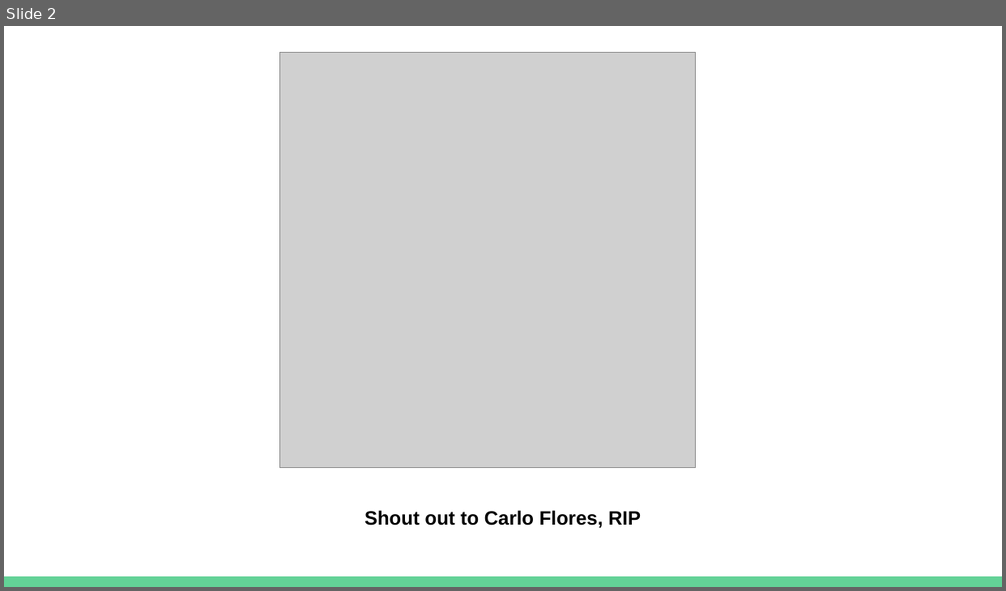
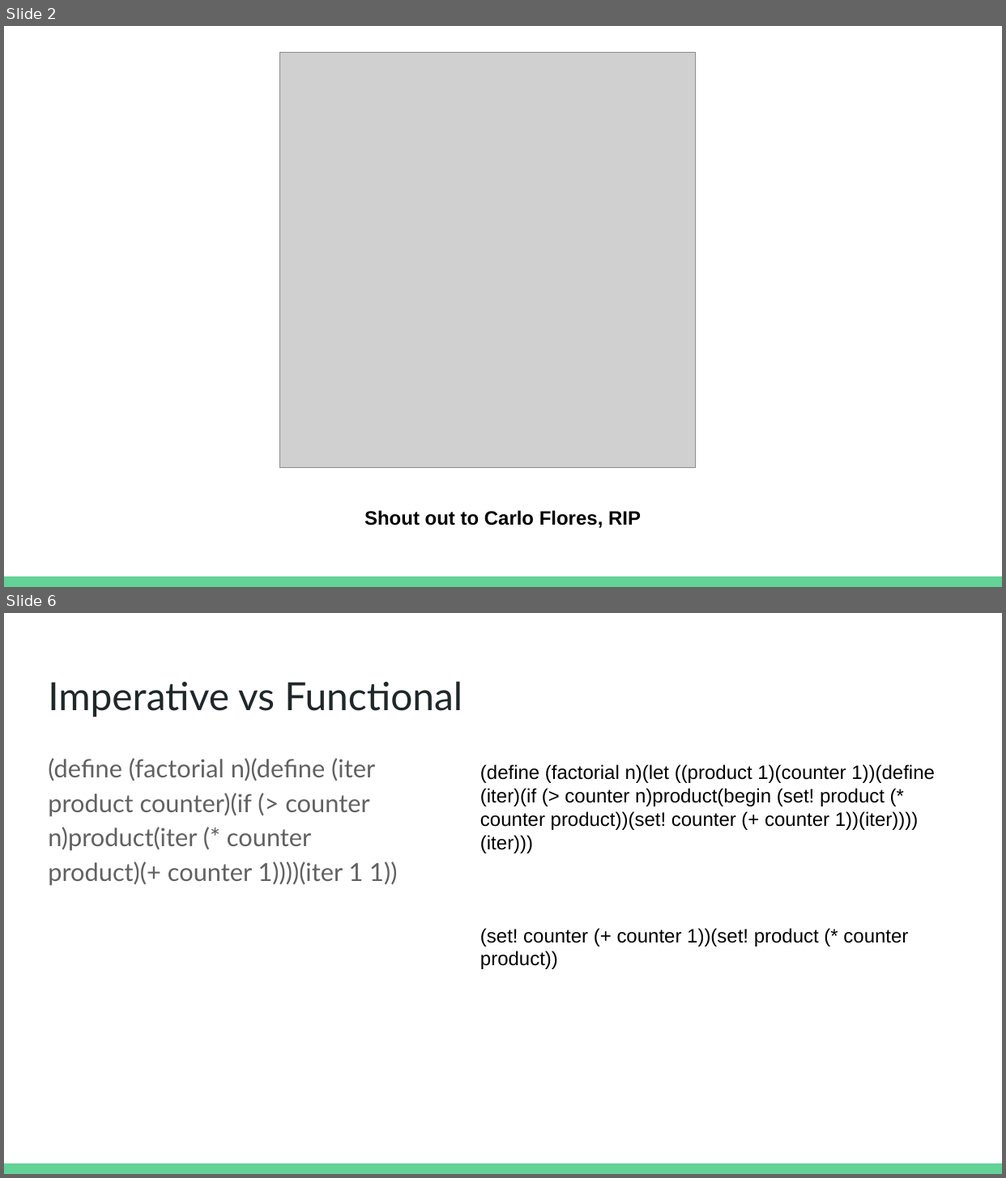
Before and after one commit to seanwestfall/purescript_presentation, a slide deck: pptx/PureScript- JS.la presentation.pptx. Shown one above the other, each under a label of ours: slide 2 before the commit, slides 2 and 6 after it; the slides between them are not shown. The pictures are 1006x591 and 1006x1178 pixels, drawn with LibreOffice and Linux fonts; fonts in the diff are those of the drawing; grey boxes stand for pictures. Boxes give left, top, right and bottom in pixels: in the first picture for what was removed or moved away, otherwise in the second. Text is boxed around its words. In the diff, an @@ line names an element or a change of style, - is before the commit and + after.

```diff
--- a/pptx/PureScript- JS.la presentation.pptx
+++ b/pptx/PureScript- JS.la presentation.pptx
@@ slide 6 added at (4, 613, 1002, 1174), background #FFFFFF; not listed: 1 template element that a slide beside it also shows @@
@@ title added at (48, 681, 462, 717), 28 pt, text #202729 @@
+Imperative vs Functional
@@ text added at (48, 758, 397, 886), 18 pt, text #616161 @@
+(define (factorial n)(define (iter product counter)(if (> counter n)product(iter (* counter product)(+ counter 1))))(iter 1 1))
@@ text added at (480, 764, 935, 969), 14 pt, text #000000 @@
+(define (factorial n)(let ((product 1)(counter 1))(define (iter)(if (> counter n)product(begin (set! product (* counter product))(set! counter (+ counter 1))(iter))))(iter)))
+(set! counter (+ counter 1))(set! product (* counter product))
```
Also in this commit, not shown: 1 slide changed, 3 other slides added.
